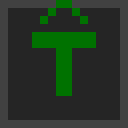
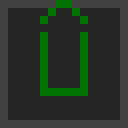
Layered file, before and after one edit (128px x 128px). Changes by layer:
painted on "Top" over (32, 32, 96, 96)
